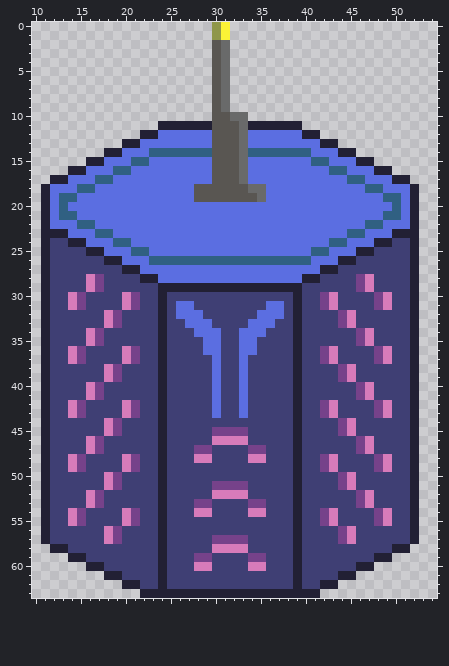
Pixel-art file -- raw/aseprite/citadel-0001.aseprite. The picture above was drawn from the file before the commit.
64x64 pixels, 1 frame. Shown: x 10..54, y 0..63.
After:
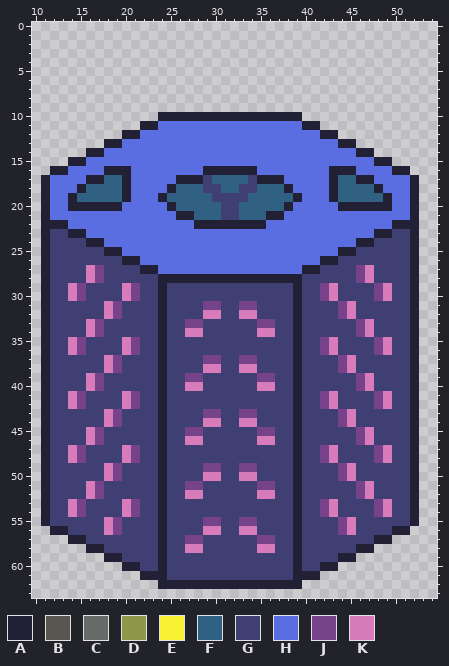
Palette (. is transparent): A #222034  B #595652  C #696a6a  D #8f974a  E #fbf236  F #306082  G #3f3f74  H #5b6ee1  J #76428a  K #d77bba
Diff:
layer "yugo_decal" now hidden
layer "sphere launcher" added
@@ x 10..54 @@
- 0 ....................DE.......................
- 1 ....................DE.......................
- 2 ....................BC.......................
- 3 ....................BC.......................
- 4 ....................BC.......................
- 5 ....................BC.......................
- 6 ....................BC.......................
- 7 ....................BC.......................
- 8 ....................BC.......................
- 9 ....................BC.......................
-10 ....................BBCC.....................
-11 ..............AAAAAABBBCAAAAAA...............
-12 ............AAHHHHHHBBBCHHHHHHAA.............
-13 ..........AAHHHHHHHHBBBCHHHHHHHHAA...........
-14 ........AAHHHFFFFFFFBBBCFFFFFFFHHHAA.........
-15 ......AAHHHFFHHHHHHHBBBCHHHHHHHFFHHHAA.......
-16 ....AAHHHFFHHHHHHHHHBBBCHHHHHHHHHFFHHHAA.....
-17 ..AAHHHFFHHHHHHHHHHHBBBCHHHHHHHHHHHFFHHHAA...
-18 .AHHHFFHHHHHHHHHHHBBBBBBCCHHHHHHHHHHHFFHHHA..
-19 .AHFFHHHHHHHHHHHHHBBBBBBBCHHHHHHHHHHHHHFFHA..
-20 .AHFHHHHHHHHHHHHHHHHHHHHHHHHHHHHHHHHHHHHFHA..
-21 .AHFFHHHHHHHHHHHHHHHHHHHHHHHHHHHHHHHHHHFFHA..
-22 .AHHHFFHHHHHHHHHHHHHHHHHHHHHHHHHHHHHHFFHHHA..
-23 .AAAHHHFFHHHHHHHHHHHHHHHHHHHHHHHHHHFFHHHAAA..
-24 .AGGAAHHHFFHHHHHHHHHHHHHHHHHHHHHHFFHHHAAGGA..
-25 .AGGGGAAHHHFFHHHHHHHHHHHHHHHHHHFFHHHAAGGGGA..
-26 .AGGGGGGAAHHHFFFFFFFFFFFFFFFFFFHHHAAGGGGGGA..
-27 .AGGGGGGGGAAHHHHHHHHHHHHHHHHHHHHAAGGGGGGGGA..
-28 .AGGGGKJGGGGAAHHHHHHHHHHHHHHHHAAGGGGJKGGGGA..
-29 .AGGGGKJGGGGGGAAAAAAAAAAAAAAAAGGGGGGJKGGGGA..
+ 0 .............................................
+ 1 .............................................
+ 2 .............................................
+ 3 .............................................
+ 4 .............................................
+ 5 .............................................
+ 6 .............................................
+ 7 .............................................
+ 8 .............................................
+ 9 .............................................
+10 ..............AAAAAAAAAAAAAAAA...............
+11 ............AAHHHHHHHHHHHHHHHHAA.............
+12 ..........AAHHHHHHHHHHHHHHHHHHHHAA...........
+13 ........AAHHHHHHHHHHHHHHHHHHHHHHHHAA.........
+14 ......AAHHHHHHHHHHHHHHHHHHHHHHHHHHHHAA.......
+15 ....AAHHHHHHHHHHHHHHHHHHHHHHHHHHHHHHHHAA.....
+16 ..AAHHHHAAAHHHHHHHHAAAAAAHHHHHHHHAAAHHHHAA...
+17 .AHHHHAAFFAHHHHHAAAGFFFFGAAAHHHHHAFFAAHHHHA..
+18 .AHHHAFFFFAHHHHAFFFGGFFGGFFFAHHHHAFFFFAHHHA..
+19 .AHHAFFFFFAHHHAFFFFFGGGGFFFFFAHHHAFFFFFAHHA..
+20 .AHHAAAAAAHHHHHAFFFFFGGFFFFFAHHHHHAAAAAAHHA..
+21 .AHHHHHHHHHHHHHHAAFFFGGFFFAAHHHHHHHHHHHHHHA..
+22 .AAAHHHHHHHHHHHHHHAAAAAAAAHHHHHHHHHHHHHHAAA..
+23 .AGGAAHHHHHHHHHHHHHHHHHHHHHHHHHHHHHHHHAAGGA..
+24 .AGGGGAAHHHHHHHHHHHHHHHHHHHHHHHHHHHHAAGGGGA..
+25 .AGGGGGGAAHHHHHHHHHHHHHHHHHHHHHHHHAAGGGGGGA..
+26 .AGGGGGGGGAAHHHHHHHHHHHHHHHHHHHHAAGGGGGGGGA..
+27 .AGGGGKJGGGGAAHHHHHHHHHHHHHHHHAAGGGGJKGGGGA..
+28 .AGGGGKJGGGGGGAAAAAAAAAAAAAAAAGGGGGGJKGGGGA..
+29 .AGGKJGGGGKJGGAGGGGGGGGGGGGGGAGGJKGGGGJKGGA..
 30 .AGGKJGGGGKJGGAGGGGGGGGGGGGGGAGGJKGGGGJKGGA..
-31 .AGGKJGGGGKJGGAGHHGGGGGGGGHHGAGGJKGGGGJKGGA..
-32 .AGGGGGGKJGGGGAGHHHGGGGGGHHHGAGGGGJKGGGGGGA..
-33 .AGGGGGGKJGGGGAGGHHHGGGGHHHGGAGGGGJKGGGGGGA..
-34 .AGGGGKJGGGGGGAGGGHHHGGHHHGGGAGGGGGGJKGGGGA..
-35 .AGGGGKJGGGGGGAGGGGHHGGHHGGGGAGGGGGGJKGGGGA..
-36 .AGGKJGGGGKJGGAGGGGHHGGHHGGGGAGGJKGGGGJKGGA..
-37 .AGGKJGGGGKJGGAGGGGGHGGHGGGGGAGGJKGGGGJKGGA..
-38 .AGGGGGGKJGGGGAGGGGGHGGHGGGGGAGGGGJKGGGGGGA..
-39 .AGGGGGGKJGGGGAGGGGGHGGHGGGGGAGGGGJKGGGGGGA..
-40 .AGGGGKJGGGGGGAGGGGGHGGHGGGGGAGGGGGGJKGGGGA..
-41 .AGGGGKJGGGGGGAGGGGGHGGHGGGGGAGGGGGGJKGGGGA..
-42 .AGGKJGGGGKJGGAGGGGGHGGHGGGGGAGGJKGGGGJKGGA..
-43 .AGGKJGGGGKJGGAGGGGGHGGHGGGGGAGGJKGGGGJKGGA..
-44 .AGGGGGGKJGGGGAGGGGGGGGGGGGGGAGGGGJKGGGGGGA..
-45 .AGGGGGGKJGGGGAGGGGGJJJJGGGGGAGGGGJKGGGGGGA..
-46 .AGGGGKJGGGGGGAGGGGGKKKKGGGGGAGGGGGGJKGGGGA..
-47 .AGGGGKJGGGGGGAGGGJJGGGGJJGGGAGGGGGGJKGGGGA..
-48 .AGGKJGGGGKJGGAGGGKKGGGGKKGGGAGGJKGGGGJKGGA..
-49 .AGGKJGGGGKJGGAGGGGGGGGGGGGGGAGGJKGGGGJKGGA..
-50 .AGGGGGGKJGGGGAGGGGGGGGGGGGGGAGGGGJKGGGGGGA..
-51 .AGGGGGGKJGGGGAGGGGGJJJJGGGGGAGGGGJKGGGGGGA..
-52 .AGGGGKJGGGGGGAGGGGGKKKKGGGGGAGGGGGGJKGGGGA..
-53 .AGGGGKJGGGGGGAGGGJJGGGGJJGGGAGGGGGGJKGGGGA..
-54 .AGGKJGGGGKJGGAGGGKKGGGGKKGGGAGGJKGGGGJKGGA..
-55 .AGGKJGGGGKJGGAGGGGGGGGGGGGGGAGGJKGGGGJKGGA..
-56 .AGGGGGGKJGGGGAGGGGGGGGGGGGGGAGGGGJKGGGGGGA..
-57 .AGGGGGGKJGGGGAGGGGGJJJJGGGGGAGGGGJKGGGGGGA..
-58 ..AAGGGGGGGGGGAGGGGGKKKKGGGGGAGGGGGGGGGGAA...
-59 ....AAGGGGGGGGAGGGJJGGGGJJGGGAGGGGGGGGAA.....
-60 ......AAGGGGGGAGGGKKGGGGKKGGGAGGGGGGAA.......
-61 ........AAGGGGAGGGGGGGGGGGGGGAGGGGAA.........
-62 ..........AAGGAGGGGGGGGGGGGGGAGGAA...........
-63 ............AAAAAAAAAAAAAAAAAAAA.............
+31 .AGGGGGGKJGGGGAGGGGJJGGJJGGGGAGGGGJKGGGGGGA..
+32 .AGGGGGGKJGGGGAGGGGKKGGKKGGGGAGGGGJKGGGGGGA..
+33 .AGGGGKJGGGGGGAGGJJGGGGGGJJGGAGGGGGGJKGGGGA..
+34 .AGGGGKJGGGGGGAGGKKGGGGGGKKGGAGGGGGGJKGGGGA..
+35 .AGGKJGGGGKJGGAGGGGGGGGGGGGGGAGGJKGGGGJKGGA..
+36 .AGGKJGGGGKJGGAGGGGGGGGGGGGGGAGGJKGGGGJKGGA..
+37 .AGGGGGGKJGGGGAGGGGJJGGJJGGGGAGGGGJKGGGGGGA..
+38 .AGGGGGGKJGGGGAGGGGKKGGKKGGGGAGGGGJKGGGGGGA..
+39 .AGGGGKJGGGGGGAGGJJGGGGGGJJGGAGGGGGGJKGGGGA..
+40 .AGGGGKJGGGGGGAGGKKGGGGGGKKGGAGGGGGGJKGGGGA..
+41 .AGGKJGGGGKJGGAGGGGGGGGGGGGGGAGGJKGGGGJKGGA..
+42 .AGGKJGGGGKJGGAGGGGGGGGGGGGGGAGGJKGGGGJKGGA..
+43 .AGGGGGGKJGGGGAGGGGJJGGJJGGGGAGGGGJKGGGGGGA..
+44 .AGGGGGGKJGGGGAGGGGKKGGKKGGGGAGGGGJKGGGGGGA..
+45 .AGGGGKJGGGGGGAGGJJGGGGGGJJGGAGGGGGGJKGGGGA..
+46 .AGGGGKJGGGGGGAGGKKGGGGGGKKGGAGGGGGGJKGGGGA..
+47 .AGGKJGGGGKJGGAGGGGGGGGGGGGGGAGGJKGGGGJKGGA..
+48 .AGGKJGGGGKJGGAGGGGGGGGGGGGGGAGGJKGGGGJKGGA..
+49 .AGGGGGGKJGGGGAGGGGJJGGJJGGGGAGGGGJKGGGGGGA..
+50 .AGGGGGGKJGGGGAGGGGKKGGKKGGGGAGGGGJKGGGGGGA..
+51 .AGGGGKJGGGGGGAGGJJGGGGGGJJGGAGGGGGGJKGGGGA..
+52 .AGGGGKJGGGGGGAGGKKGGGGGGKKGGAGGGGGGJKGGGGA..
+53 .AGGKJGGGGKJGGAGGGGGGGGGGGGGGAGGJKGGGGJKGGA..
+54 .AGGKJGGGGKJGGAGGGGGGGGGGGGGGAGGJKGGGGJKGGA..
+55 .AGGGGGGKJGGGGAGGGGJJGGJJGGGGAGGGGJKGGGGGGA..
+56 ..AAGGGGKJGGGGAGGGGKKGGKKGGGGAGGGGJKGGGGAA...
+57 ....AAGGGGGGGGAGGJJGGGGGGJJGGAGGGGGGGGAA.....
+58 ......AAGGGGGGAGGKKGGGGGGKKGGAGGGGGGAA.......
+59 ........AAGGGGAGGGGGGGGGGGGGGAGGGGAA.........
+60 ..........AAGGAGGGGGGGGGGGGGGAGGAA...........
+61 ............AAAGGGGGGGGGGGGGGAAA.............
+62 ..............AAAAAAAAAAAAAAAA...............
+63 .............................................
Where, in picture pixels (left, top, right, bottom), the same in both pictures:
changed: (41, 22, 419, 598)
